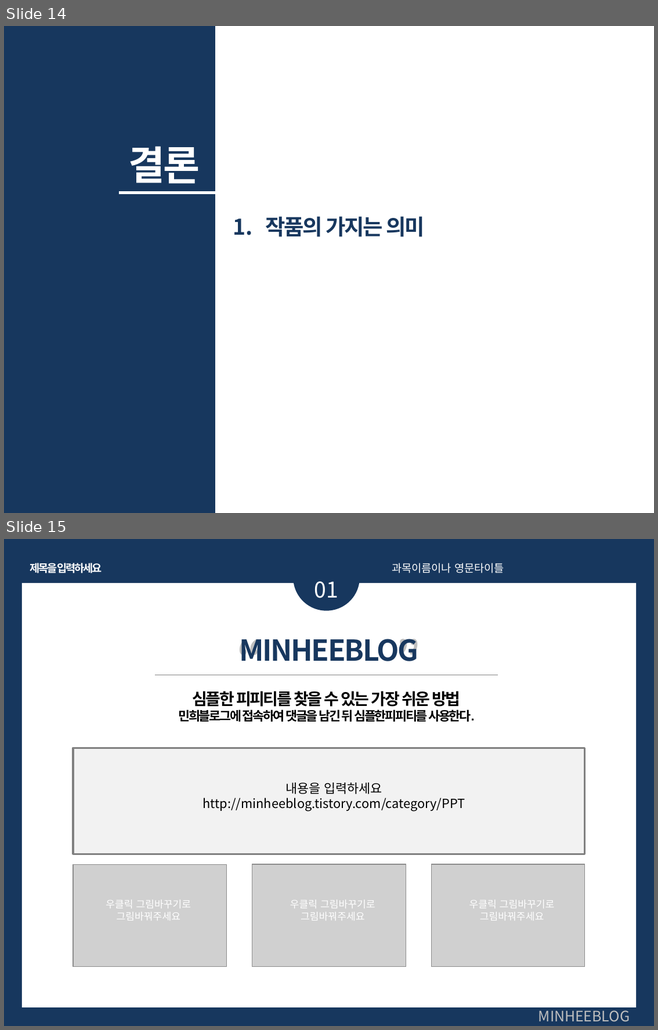
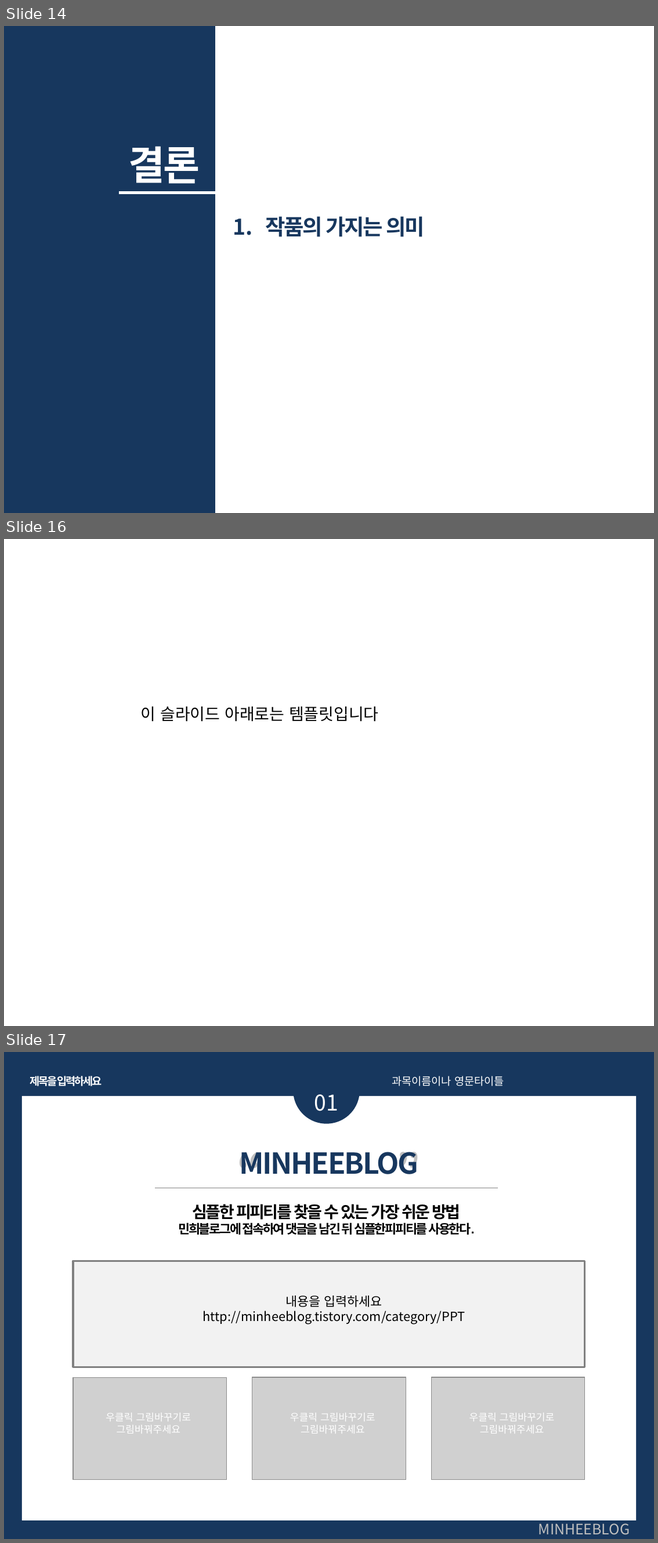
Before and after one commit to 201411108/Black-Android-app-for-eye, a slide deck: Document/발표PPT양식.pptx. Shown one above the other, each under a label of ours: slides 14 and 15 before the commit, slides 14, 16 and 17 after it; the slides between them are not shown. The pictures are 658x1030 and 658x1543 pixels, drawn with LibreOffice and Linux fonts; fonts in the diff are those of the drawing; grey boxes stand for pictures. Boxes give left, top, right and bottom in pixels: in the first picture for what was removed or moved away, otherwise in the second. Text is boxed around its words. In the diff, an @@ line names an element or a change of style, - is before the commit and + after.

```diff
--- a/Document/발표PPT양식.pptx
+++ b/Document/발표PPT양식.pptx
@@ slide 16 added at (x1=4, y1=539, x2=654, y2=1026), background #FFFFFF @@
@@ text added at (x1=141, y1=707, x2=379, y2=722), 18 pt, text #000000 @@
+이 슬라이드 아래로는 템플릿입니다
@@ what was slide 15 is now slide 17 @@
```
Also in this commit, not shown: 6 slides changed, 2 other slides added, 1 slide removed.
